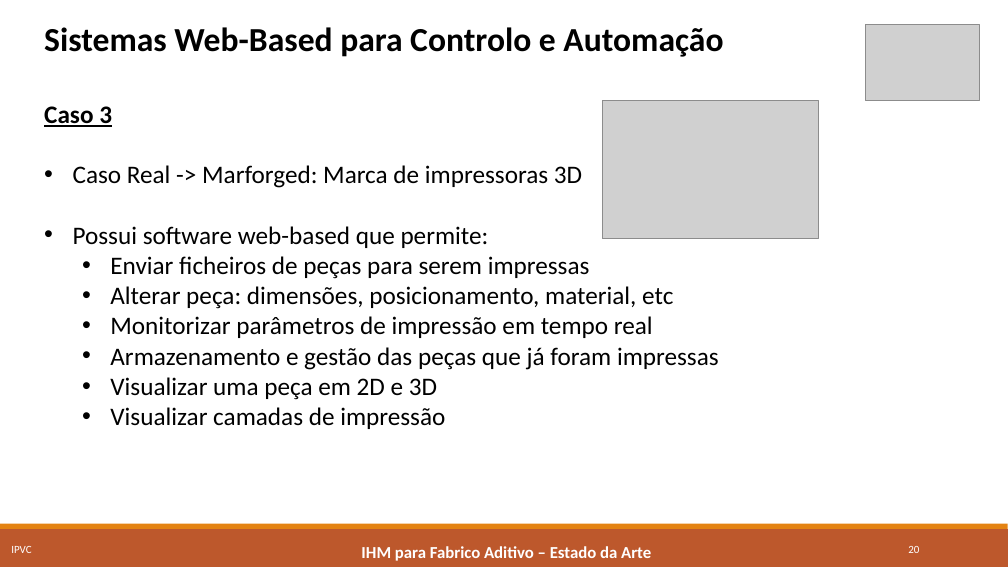
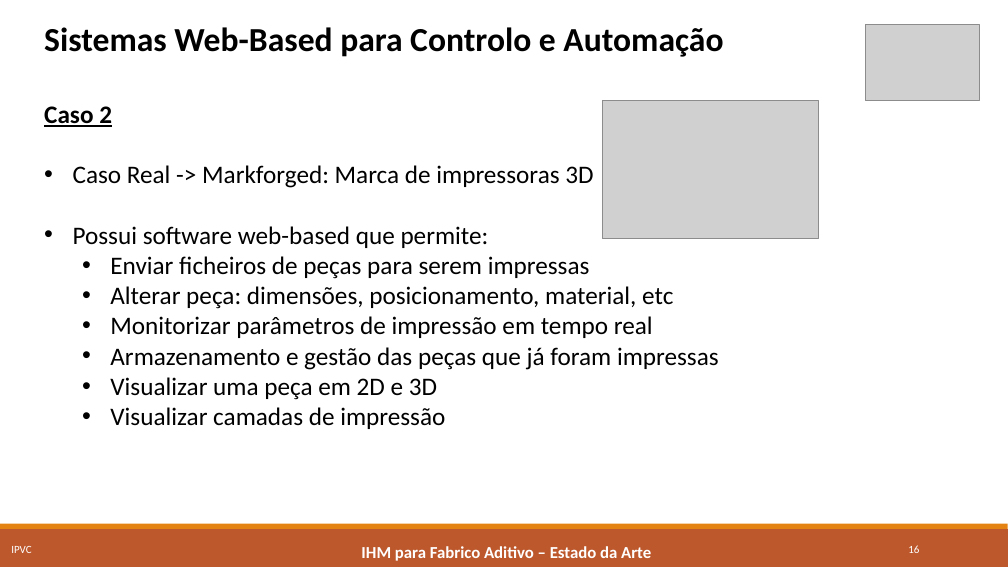
Before and after one commit to marcorlsrodrigues/projeto, a slide deck: slide 16 of Apresentacao_LPII_PE_MarcoRodrigues4652.pptx (slide 20 before the commit). Drawn at 1008x567 pixels with LibreOffice and Linux fonts; fonts in the diff are those of the drawing; grey boxes stand for pictures. Boxes give left, top, right and bottom in pixels: in the first picture for what was removed or moved away, otherwise in the second. Text is boxed around its words. In the diff, an @@ line names an element or a change of style, - is before the commit and + after.

```diff
--- a/Apresentacao_LPII_PE_MarcoRodrigues4652.pptx
+++ b/Apresentacao_LPII_PE_MarcoRodrigues4652.pptx
@@ text at (x1=44, y1=106, x2=593, y2=188): text changed @@
-Caso 3
-• Caso Real -> Marforged: Marca de impressoras 3D
+Caso 2
+• Caso Real -> Markforged: Marca de impressoras 3D
@@ page number at (x1=908, y1=545, x2=919, y2=553): text changed @@
-20
+16
```
Also in this commit, not shown: 7 other slides changed, 4 slides removed.
